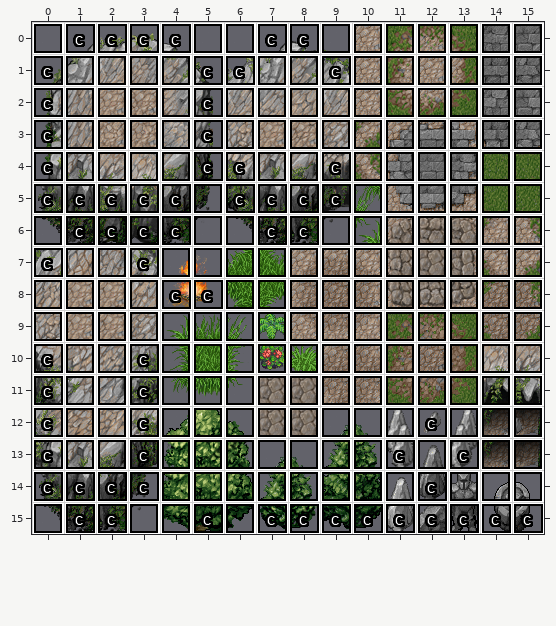
One commit to this Tiled map: playgod-android/assets/data/textures/tileset_middleage/data.tmx. The first picture shows the starting point.
Cells are 32x32 px. Shown: x 0..15, y 0..15.
New version:
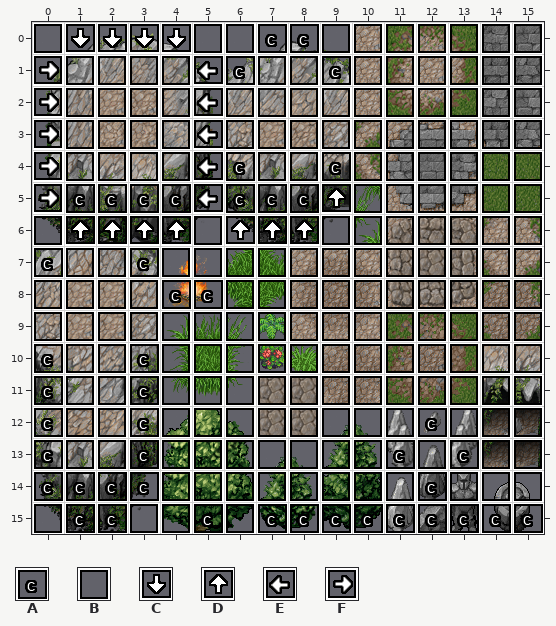
Key: from "collision": A 1, B 3, C 4, D 5, E 6, F 7.
_ is an empty cell.
Tiles replaced or removed in this view: A, B.
Change:
Changed rows in their new state; . is an unchanged cell.
Layer "collision":
first column x 0:
 0 .CCCC.....
 1 F....E....
 2 F....E....
 3 F....E....
 4 F....E....
 5 F....E...D
 6 .DDDD.DDD.
